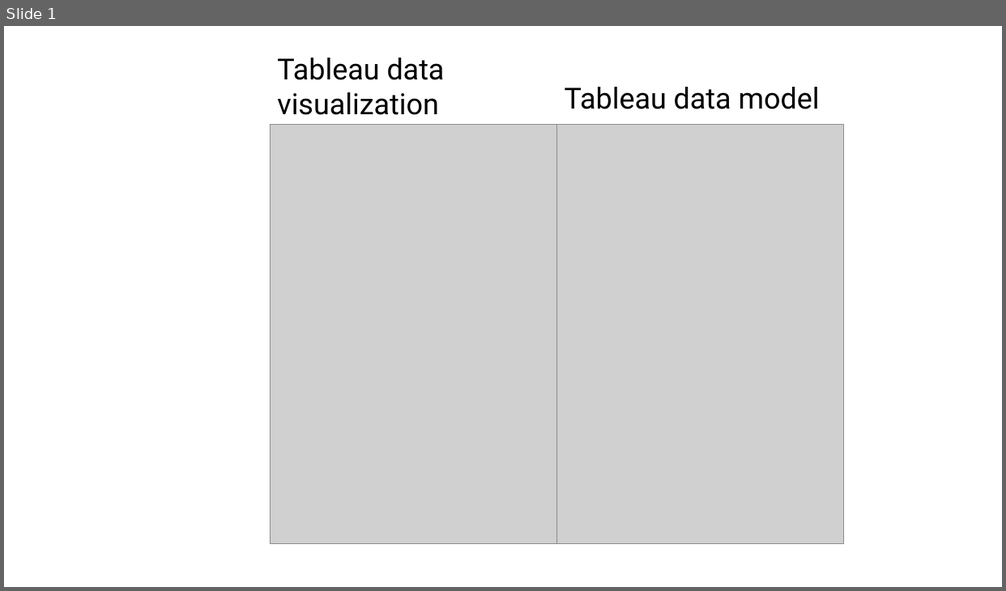
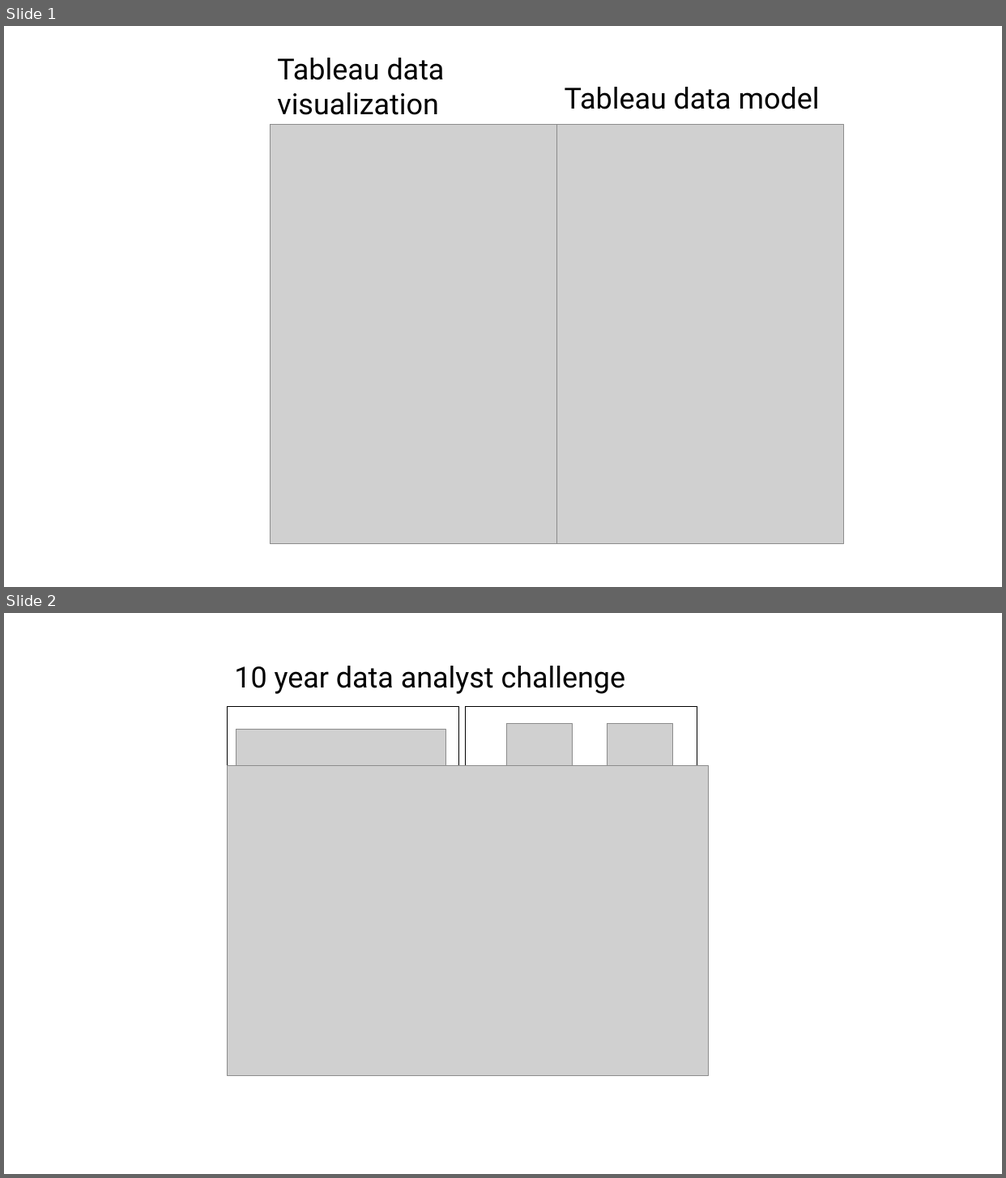
Before and after one commit to stringfestdata/stringfest-resource-library, a slide deck: memes/sources/Presentation2.pptx. Shown one above the other, each under a label of ours: slide 1 before the commit, slides 1 and 2 after it. The pictures are 1006x591 and 1006x1178 pixels, drawn with LibreOffice and Linux fonts; fonts in the diff are those of the drawing; grey boxes stand for pictures. Boxes give left, top, right and bottom in pixels: in the first picture for what was removed or moved away, otherwise in the second. Text is boxed around its words. In the diff, an @@ line names an element or a change of style, - is before the commit and + after.

```diff
--- a/memes/sources/Presentation2.pptx
+++ b/memes/sources/Presentation2.pptx
@@ slide 2 added at [4,613,1002,1174], background #FFFFFF @@
@@ text added at [234,666,626,694], 28 pt, text #000000 @@
+10 year data analyst challenge
@@ rectangle added at [227,707,459,960], fill #FFFFFF, outline #000000 1 pt @@
@@ rectangle added at [465,707,697,960], fill #FFFFFF, outline #000000 1 pt @@
@@ picture added at [236,729,445,924] @@
@@ picture added at [507,724,573,790] @@
@@ picture added at [607,724,673,790] @@
@@ picture added at [227,766,709,1076] @@
```
Also in this commit, not shown: 31 other files.
